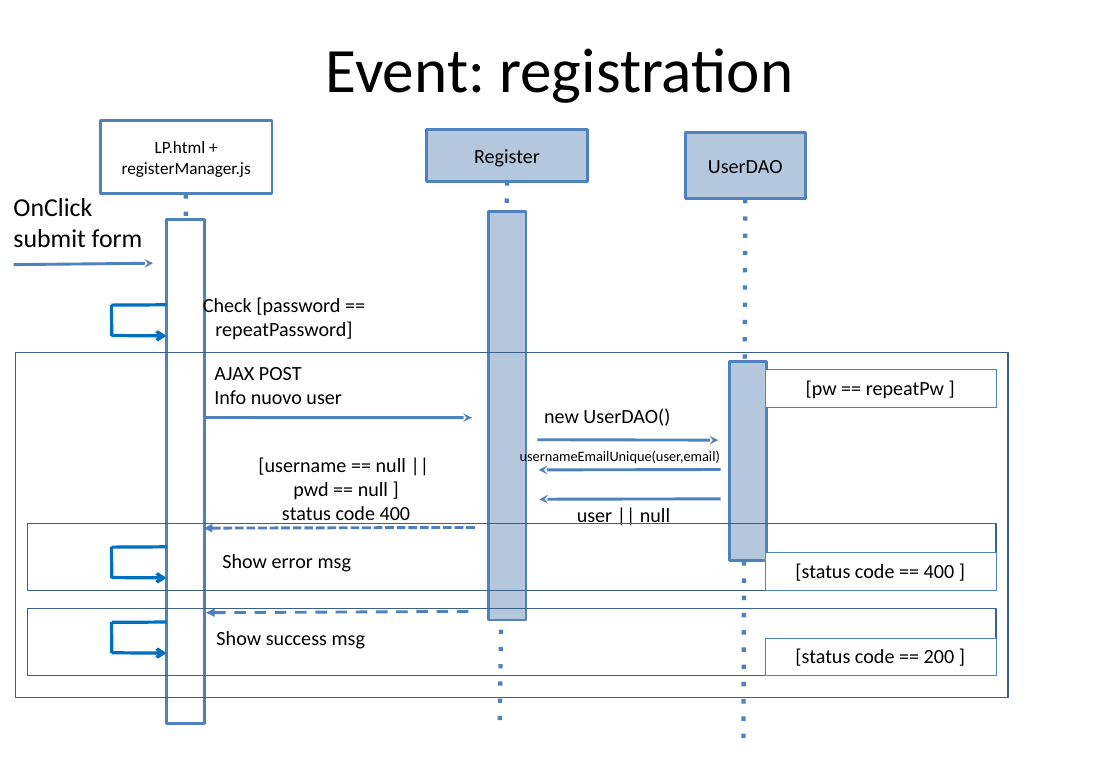
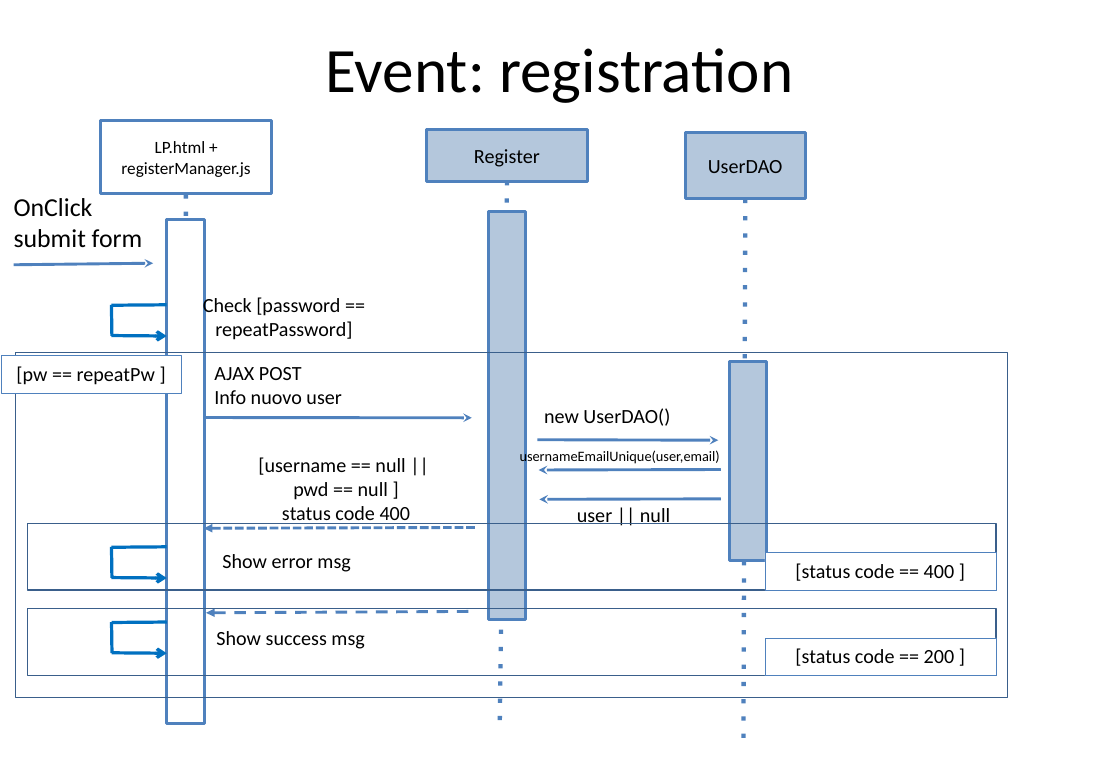
Before and after one commit to lucanotluka/Tecnologie-Informatiche-per-il-Web_-_Rich-Internet-Application, a slide deck: slide 15 of TIW-GruppiRIA.pptx. Drawn at 1120x775 pixels with LibreOffice and Linux fonts; fonts in the diff are those of the drawing. Boxes give left, top, right and bottom in pixels: in the first picture for what was removed or moved away, otherwise in the second. Text is boxed around its words. In the diff, an @@ line names an element or a change of style, - is before the commit and + after.

```diff
--- a/TIW-GruppiRIA.pptx
+++ b/TIW-GruppiRIA.pptx
@@ rectangle "[pw == repeatPw ]": place and size @@
-rectangle "[pw == repeatPw ]" at <box>765,369,997,407</box>
+rectangle "[pw == repeatPw ]" at <box>1,356,181,394</box>
```
Also in this commit, not shown: 6 other slides changed, 3 slides added, 6 slides removed, 3 other files.
